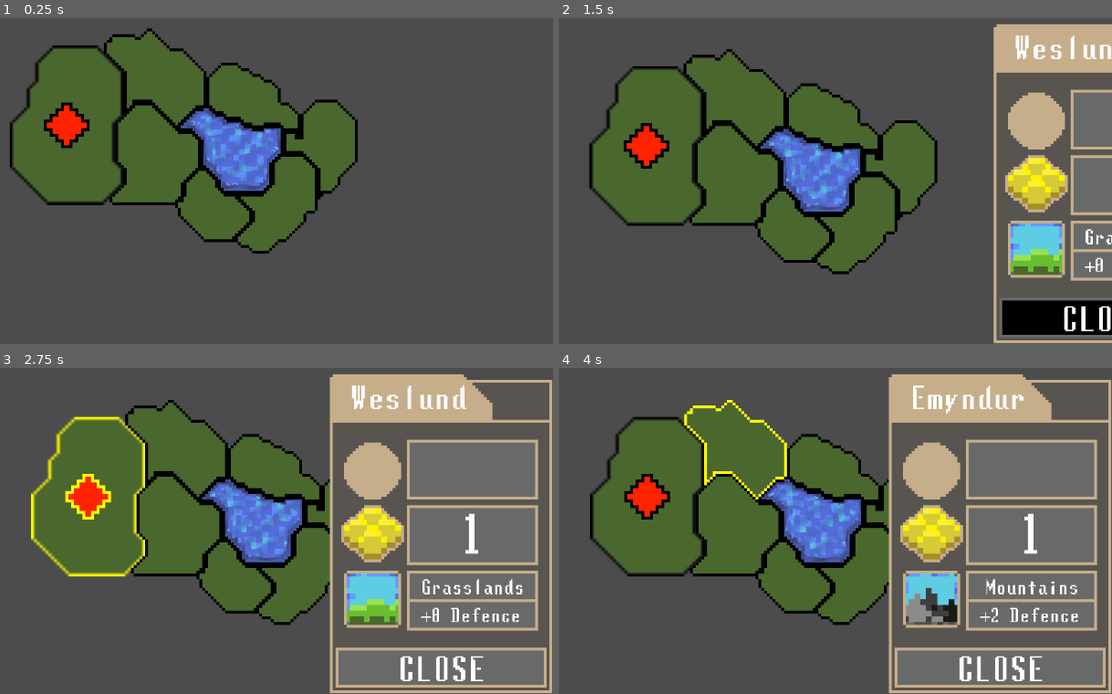
Above: before the commit, frames 1-4 (two rows, left to right).
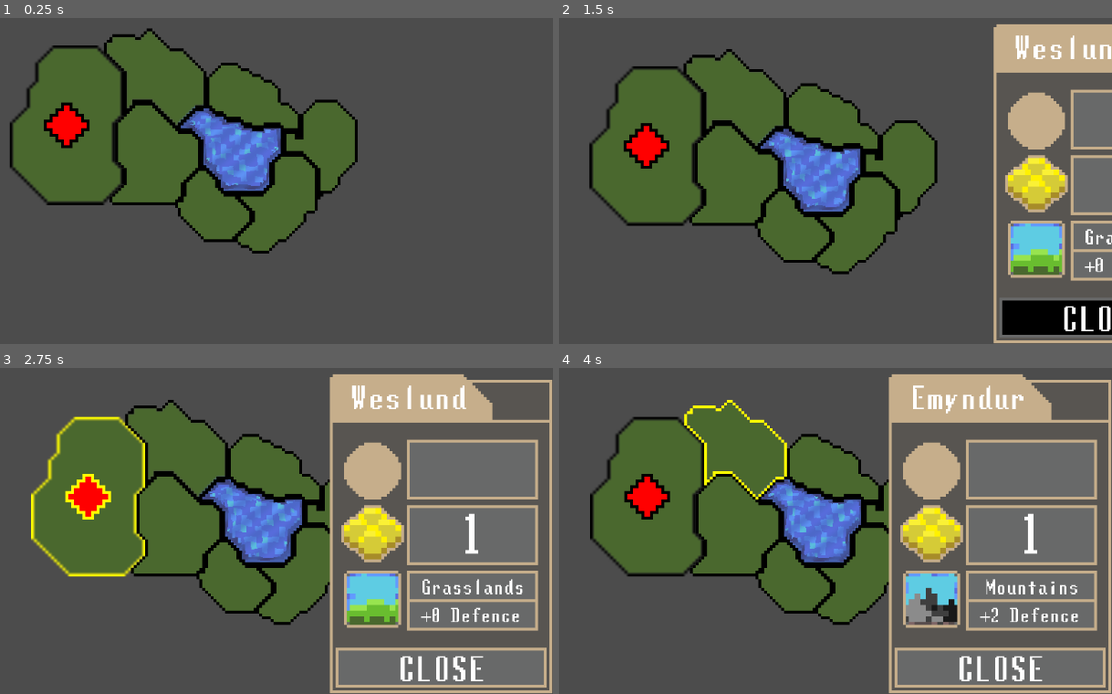
Above: after the commit, the same moments.

Repository: Raelr/StrategyGame
Game: Godot game, scene res://Scenes/World.tscn
Same seed, same stepped clock (60 frames per second), same inputs: the game is played once before the commit and once after it.
Inputs (mouse positions are in pixels of both pictures, inside the frame that each line leads up to):
- Up to frame 1 (0.25 s): no input
- Up to frame 2 (1.5 s): tap Enter at 0.5 s; move the mouse to (630, 132) at 0.52 s; press the mouse at (630, 132) at 0.53 s; move the mouse to (1001, 317) at 1.27 s; release the mouse at (1001, 317) at 1.28 s; click (1001, 317) at 1.35 s
- Up to frame 3 (2.75 s): move the mouse to (88, 495) at 2.02 s; press the mouse at (88, 495) at 2.03 s
- Up to frame 4 (4 s): move the mouse to (735, 524) at 2.77 s; release the mouse at (735, 524) at 2.78 s; click (735, 524) at 2.85 s; tap Space at 3.5 s; move the mouse to (735, 449) at 3.52 s; press the mouse at (735, 449) at 3.53 s

The runs differ from the first frame. In frame 1, 0.4% of the frame differs, in the area x 8-16%, y 26-39%; in frame 2, 0.4%; in frame 3, 0.4%, in the area x 12-20%, y 33-46%; in frame 4, 0.4%.

Commit message:
Fixed the outline shader modulation issues.

Diff:
--- a/Scenes/Unit.tscn
+++ b/Scenes/Unit.tscn
@@ -8,7 +8,7 @@
 shader = ExtResource( 2 )
 shader_param/width = 1.0
 shader_param/outline_color = Color( 0, 0, 0, 1 )
-shader_param/sprite_unit_color = Color( 1, 0.141176, 0, 1 )
+shader_param/unit_color = Color( 1, 0.00392157, 0.00392157, 1 )
 
 [node name="Area2D" type="Area2D"]
 script = ExtResource( 3 )
--- a/Scenes/World.tscn
+++ b/Scenes/World.tscn
@@ -250,7 +250,7 @@
 
 [node name="Unit" parent="." instance=ExtResource( 27 )]
 position = Vector2( 338.249, 288.993 )
-unitColor = Color( 1, 0.141176, 0, 1 )
+unitColor = Color( 1, 0.00392157, 0.00392157, 1 )
 
 [editable path="Water"]
 
--- a/Scripts/Unit.gd
+++ b/Scripts/Unit.gd
@@ -13,11 +13,10 @@
 func _process(delta):
 	if update:
 		if Engine.editor_hint:
-			$Unit.material.set_shader_param("sprite_unit_color", unitColor)
+			$Unit.material.set_shader_param("unit_color", unitColor)
 
 func _on_Area2D_mouse_entered():
 	$Unit.material.set_shader_param("outline_color", Color.yellow)
 
-
 func _on_Area2D_mouse_exited():
 	$Unit.material.set_shader_param("outline_color", Color.black)
--- a/Scripts/WorldManager.gd
+++ b/Scripts/WorldManager.gd
@@ -1,4 +1,5 @@
 extends Node2D
+
 
 func disable_region_ui():
 	$Camera2D/CanvasLayer/RegionPanel.deactivate_panel()
--- a/Shaders/outline_shader.shader
+++ b/Shaders/outline_shader.shader
@@ -2,7 +2,7 @@
 
 uniform float width: hint_range(0.0, 30.0);
 uniform vec4 outline_color: hint_color;
-uniform vec4 sprite_unit_color : hint_color;
+uniform vec4 unit_color: hint_color;
 
 void fragment() {
 	float size = width * 1.0 / float(textureSize(TEXTURE, 0).x);
@@ -18,6 +18,6 @@
 	alpha += texture(TEXTURE, UV + vec2(size, -size)).a;
 	alpha += texture(TEXTURE, UV + vec2(-size, -size)).a;
 
-	vec4 final_color = mix(sprite_unit_color, outline_color, clamp(alpha, 0.0, 1.0));
+	vec3 final_color = mix(sprite_color.rgb * unit_color.rgb, outline_color.rgb, clamp(alpha, 0.0, 1.0));
 	COLOR = vec4(final_color.rgb, clamp(abs(alpha) + sprite_color.a, 0.0, 1.0));
 }
Binary file added: Sprites/SkeletonUnit.png
Not shown, added: Sprites/SkeletonUnit.png.import
